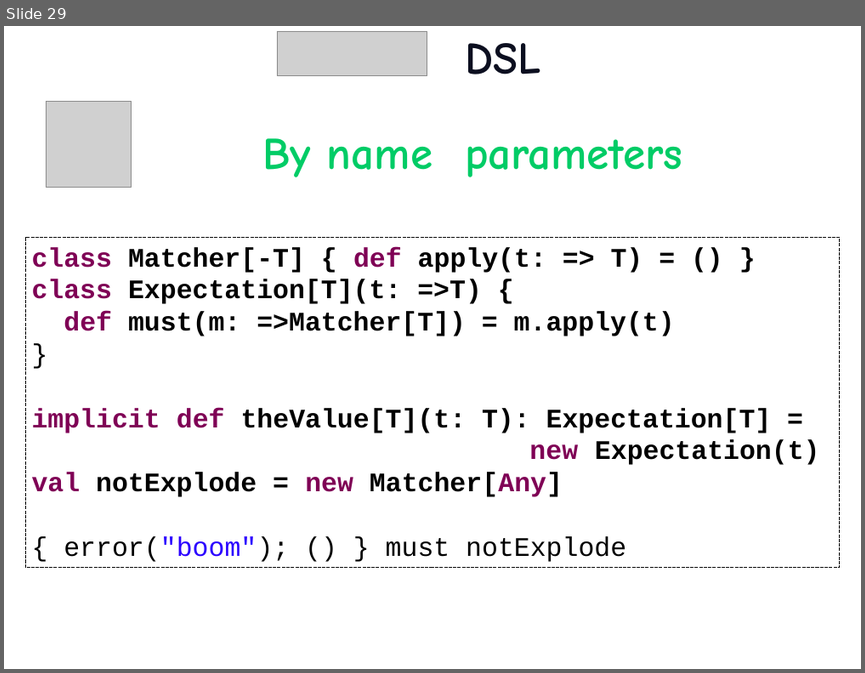
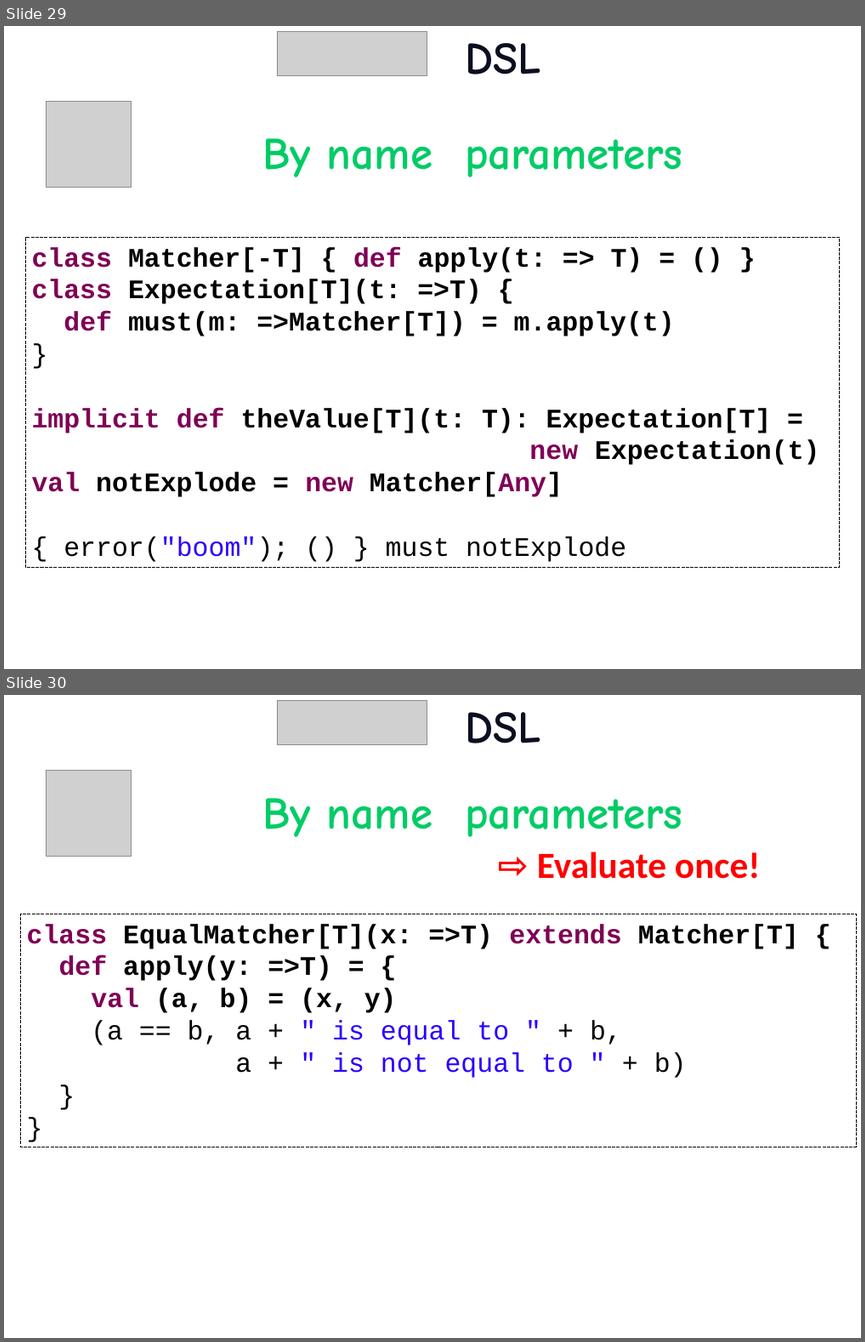
Before and after one commit to etorreborre/oscon-2010, a slide deck: src/main/resources/oscon_2010_specs.pptx. Shown one above the other, each under a label of ours: slide 29 before the commit, slides 29 and 30 after it. The pictures are 865x673 and 865x1342 pixels, drawn with LibreOffice and Linux fonts; fonts in the diff are those of the drawing; grey boxes stand for pictures; background and template pictures are left out. Boxes give left, top, right and bottom in pixels: in the first picture for what was removed or moved away, otherwise in the second. Text is boxed around its words. In the diff, an @@ line names an element or a change of style, - is before the commit and + after.

Commit message:
more tips on by-name parameters

```diff
--- a/src/main/resources/oscon_2010_specs.pptx
+++ b/src/main/resources/oscon_2010_specs.pptx
@@ slide 30 added at (x1=4, y1=695, x2=861, y2=1338), background picture (left out) @@
@@ picture added at (x1=277, y1=700, x2=427, y2=744) @@
@@ title added at (x1=466, y1=712, x2=541, y2=743), 54 pt, text #0C0F20, bold @@
+DSL
@@ picture added at (x1=46, y1=771, x2=132, y2=856) @@
@@ text added at (x1=262, y1=798, x2=682, y2=837), 54 pt, text #00CC66, bold @@
+By name parameters
@@ text added at (x1=537, y1=851, x2=760, y2=879), 44 pt, text #FF0000, bold @@
+⇨ Evaluate once!
@@ rectangle added at (x1=21, y1=913, x2=856, y2=1147), fill #FFFFFF, outline #000000 0.75 pt dashed, 32 pt, text #000000, bold @@
+class EqualMatcher[T](x: =>T) extends Matcher[T] {
+def apply(y: =>T) = {
+val (a, b) = (x, y)
+(a == b, a + " is equal to " + b,
+a + " is not equal to " + b)
+}
+}
```
Also in this commit, not shown: 2 slides changed, 2 other slides added, 3 other files.
